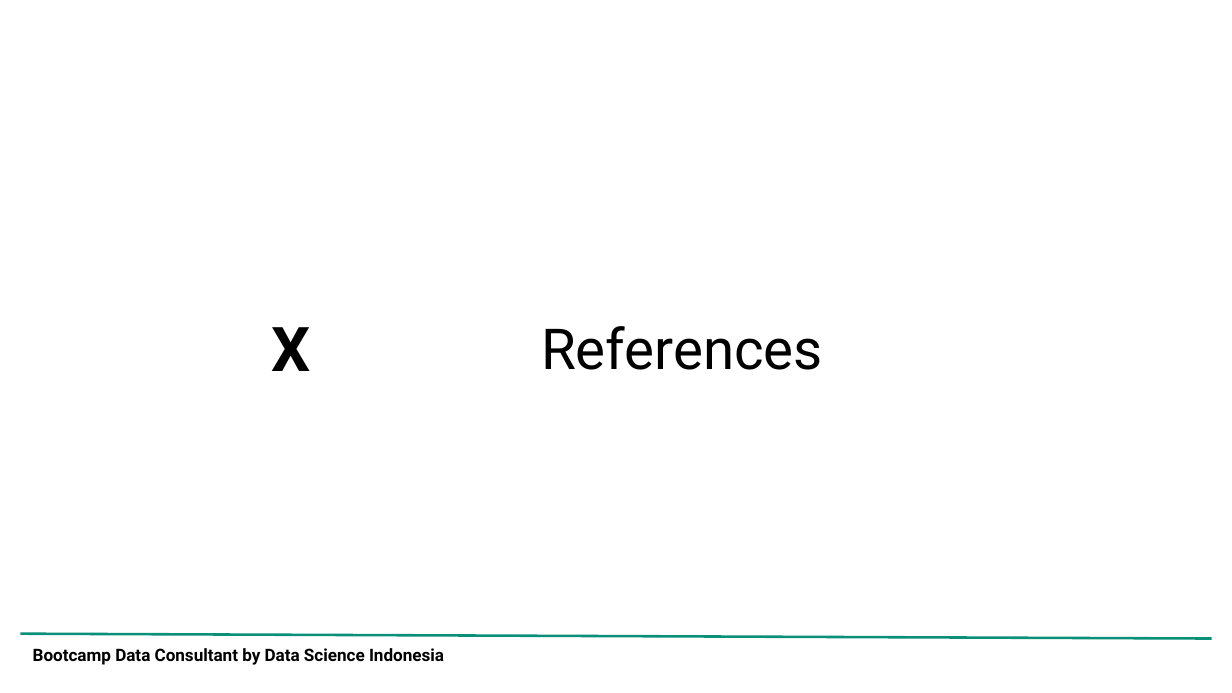
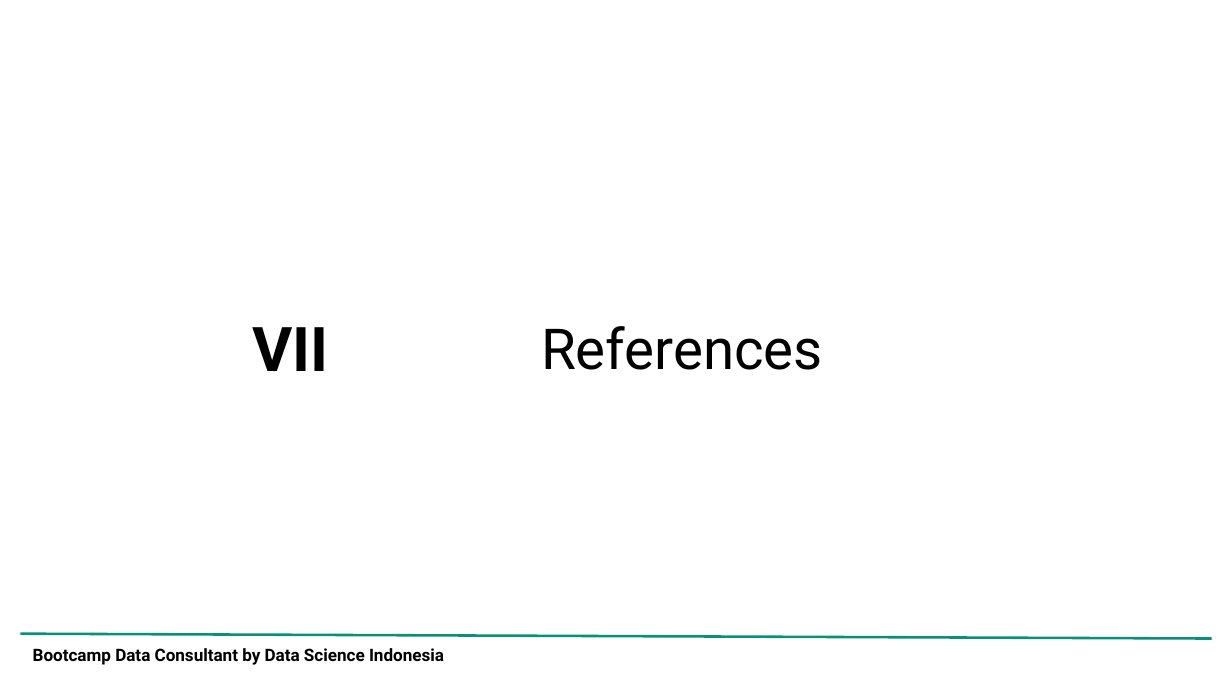
Before and after one commit to adrn-mm/DSLS_Mini-Project-DS_Adrian-Maulana-Muhammad, a slide deck: slide 42 of reports/Project Report_Mini Project DS_Adrian Maulana Muhammad.pptx (slide 15 before the commit). Drawn at 1232x693 pixels with LibreOffice and Linux fonts; fonts in the diff are those of the drawing; background and template pictures are left out. Boxes give left, top, right and bottom in pixels: in the first picture for what was removed or moved away, otherwise in the second. Text is boxed around its words. In the diff, an @@ line names an element or a change of style, - is before the commit and + after.

```diff
--- a/reports/Project Report_Mini Project DS_Adrian Maulana Muhammad.pptx
+++ b/reports/Project Report_Mini Project DS_Adrian Maulana Muhammad.pptx
@@ title at (253, 327, 329, 371): text changed @@
-X
+VII
```
Also in this commit, not shown: 6 other slides changed, 34 slides added, 6 slides removed, 4 other files.
